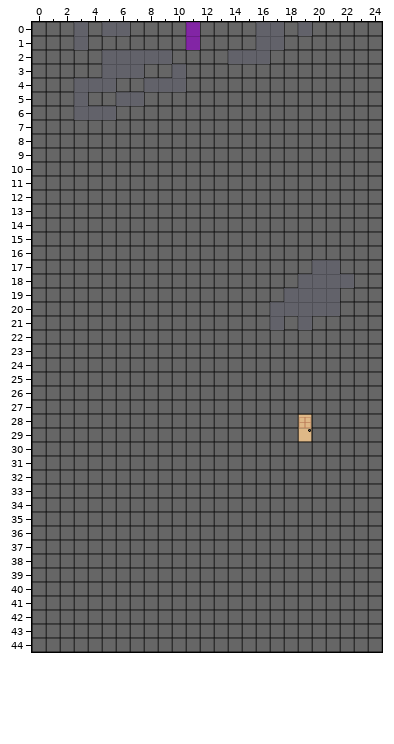
A Tiled map gets an edit: tower-of-darkness-xna/tower-of-darkness-xna/tower-of-darkness-xnaContent/maps/tower1.tmx. The first picture shows the starting point.
Cells are 32x32 px. Shown: x 0..24, y 0..44.
New version:
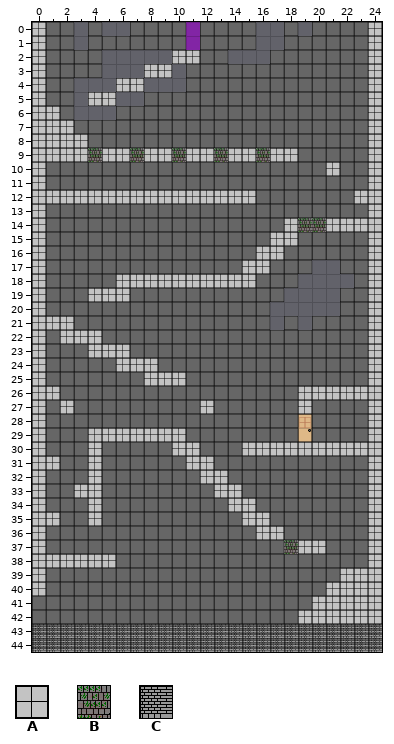
Key: from "spritesheet": A 14, B 17, C 18.
_ is an empty cell.
Tiles of an added or newly shown layer are drawn over the layers below it.
Edits made:
Changed rows in their new state; . is an unchanged cell.
Layer "Foreground" (now shown):
first column x 0:
 0 A.......................A
 1 A.......................A
 2 A.........AA............A
 3 A.......AA..............A
 4 A.....AA................A
 5 A...AA..................A
 6 AA......................A
 7 AAA.....................A
 8 AAAA....................A
 9 AAAABAABAABAABAABAA.....A
10 A....................A..A
11 A.......................A
12 AAAAAAAAAAAAAAAA.......AA
13 A.......................A
14 A.................ABBAAAA
15 A................AA.....A
16 A...............AA......A
17 A..............AA.......A
18 A.....AAAAAAAAAA........A
19 A...AAA.................A
20 A.......................A
21 AAA.....................A
22 A.AAA...................A
23 A...AAA.................A
24 A.....AAA...............A
25 A.......AAA.............A
26 AA.................AAAAAA
27 A.A.........A......A....A
28 A.......................A
29 A...AAAAAAA.............A
30 A...A.....AA...AAAAAAAAAA
31 AA..A......AA...........A
32 A...A.......AA..........A
33 A..AA........AA.........A
34 A...A.........AA........A
35 AA..A..........AA.......A
36 A...............AA......A
37 A.................BAA...A
38 AAAAAA..................A
39 A.....................AAA
40 A....................AAAA
41 ....................AAAAA
42 ...................AAAAAA
43 CCCCCCCCCCCCCCCCCCCCCCCCC
44 CCCCCCCCCCCCCCCCCCCCCCCCC
Pixel boxes of the changes (left, top, right, bottom) in both pictures:
added: (32, 22, 382, 652)
